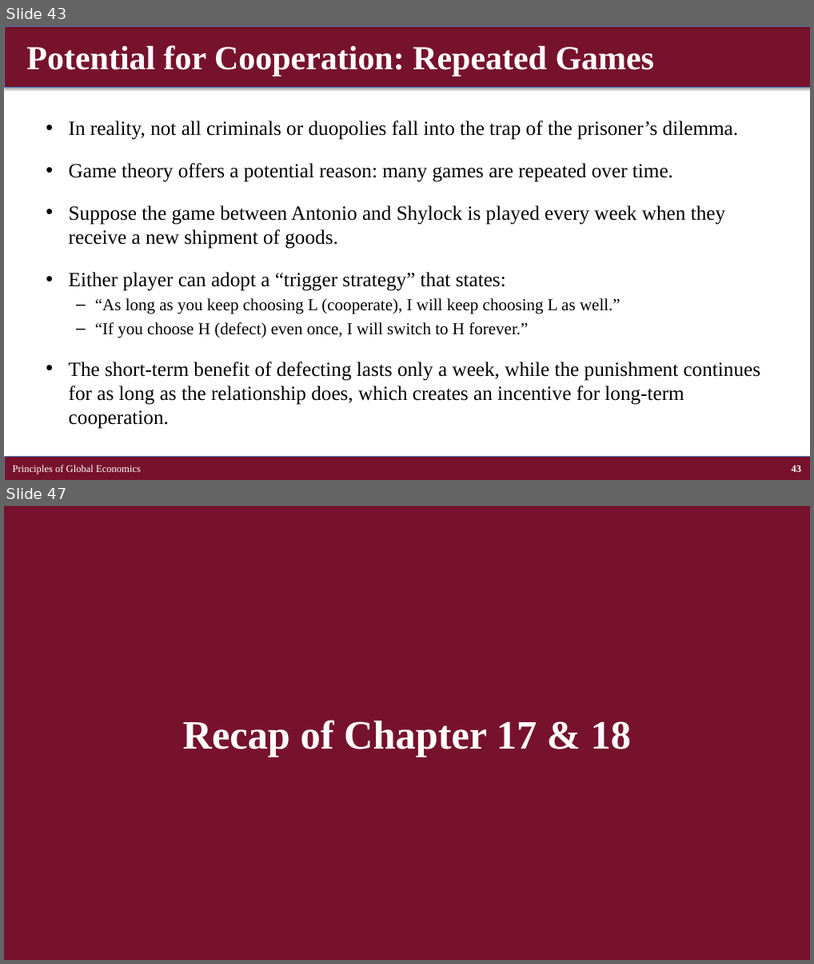
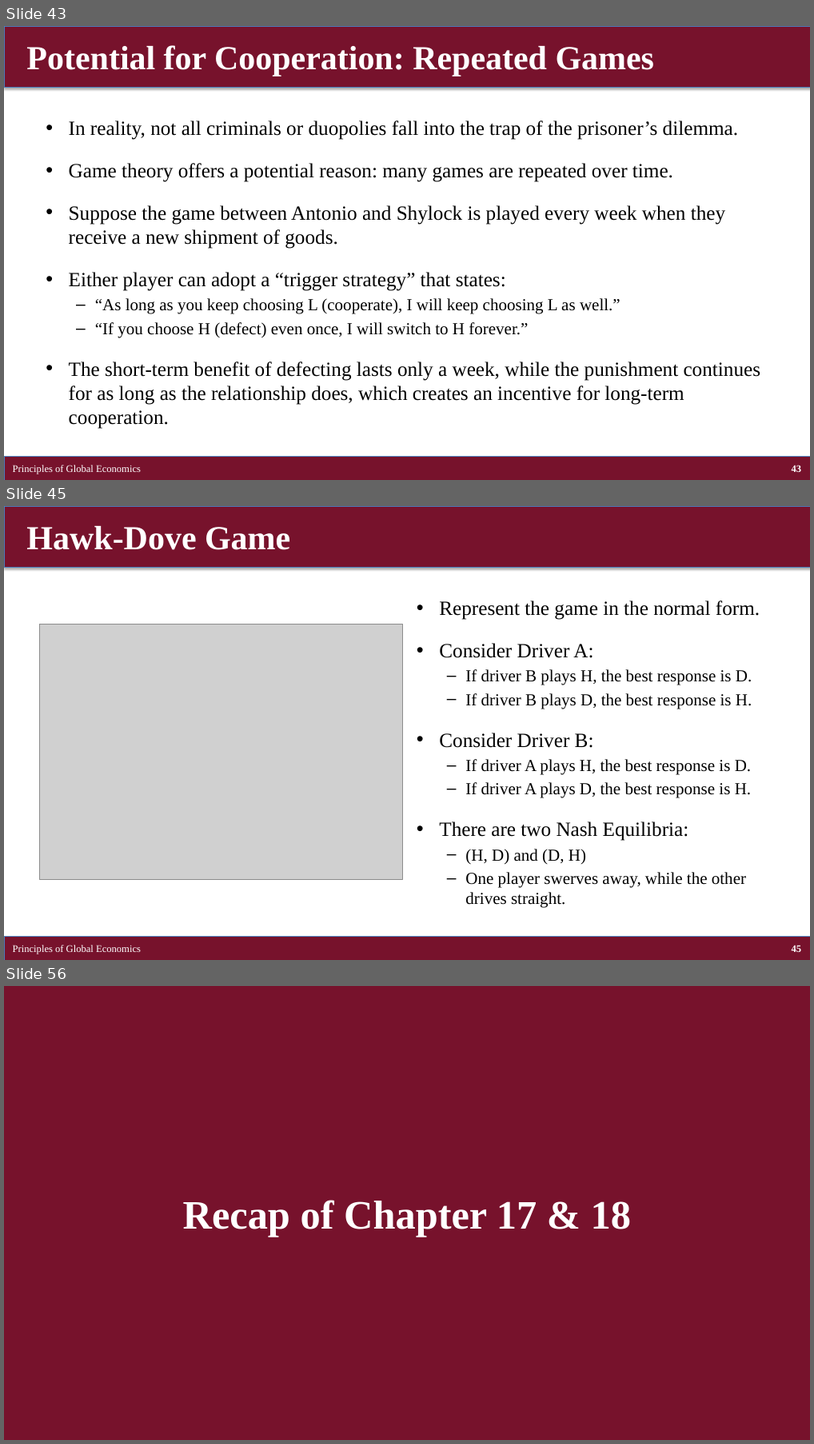
Before and after one commit to brianhwpark/brianhwpark.github.io, a slide deck: files/teaching-resources/concordiacollege-bus-201/bus-201-lecture-note/bus201-ch17-18.pptx. Shown one above the other, each under a label of ours: slides 43 and 47 before the commit, slides 43, 45 and 56 after it; the slides between them are not shown. The pictures are 814x964 and 814x1444 pixels, drawn with LibreOffice and Linux fonts; fonts in the diff are those of the drawing; grey boxes stand for pictures. Boxes give left, top, right and bottom in pixels: in the first picture for what was removed or moved away, otherwise in the second. Text is boxed around its words. In the diff, an @@ line names an element or a change of style, - is before the commit and + after.

```diff
--- a/files/teaching-resources/concordiacollege-bus-201/bus-201-lecture-note/bus201-ch17-18.pptx
+++ b/files/teaching-resources/concordiacollege-bus-201/bus-201-lecture-note/bus201-ch17-18.pptx
@@ slide 45 added at [4,506,810,960], background #FFFFFF @@
@@ rectangle added at [4,506,810,567], fill #77122C, outline #4B7EBC 0.75 pt @@
@@ title added at [26,526,290,550], 40 pt, text #FFFFFF, bold @@
+Hawk-Dove Game
@@ text added at [439,600,760,908], 20 pt, text #000000 @@
+• Represent the game in the normal form.
+• Consider Driver A:
+  – If driver B plays H, the best response is D.
+  – If driver B plays D, the best response is H.
+• Consider Driver B:
+  – If driver A plays H, the best response is D.
+  – If driver A plays D, the best response is H.
+• There are two Nash Equilibria:
+  – (H, D) and (D, H)
+  – One player swerves away, while the other drives straight.
@@ picture added at [40,624,402,879] @@
@@ rectangle added at [4,936,810,960], fill #77122C, outline #4B7EBC 0.75 pt @@
@@ text added at [13,944,141,954], 12 pt, text #FFFFFF @@
+Principles of Global Economics
@@ page number added at [792,944,802,952], 12 pt, text #FFFFFF, bold @@
+45
@@ what was slide 47 is now slide 56 @@
```
Also in this commit, not shown: 3 slides changed, 8 other slides added, 11 other files.
